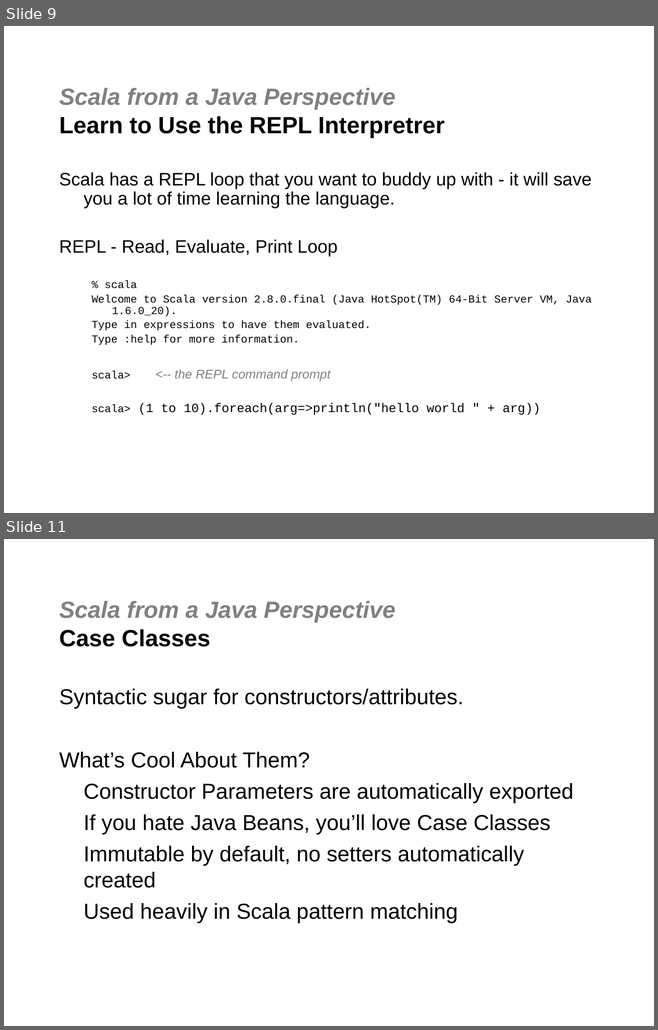
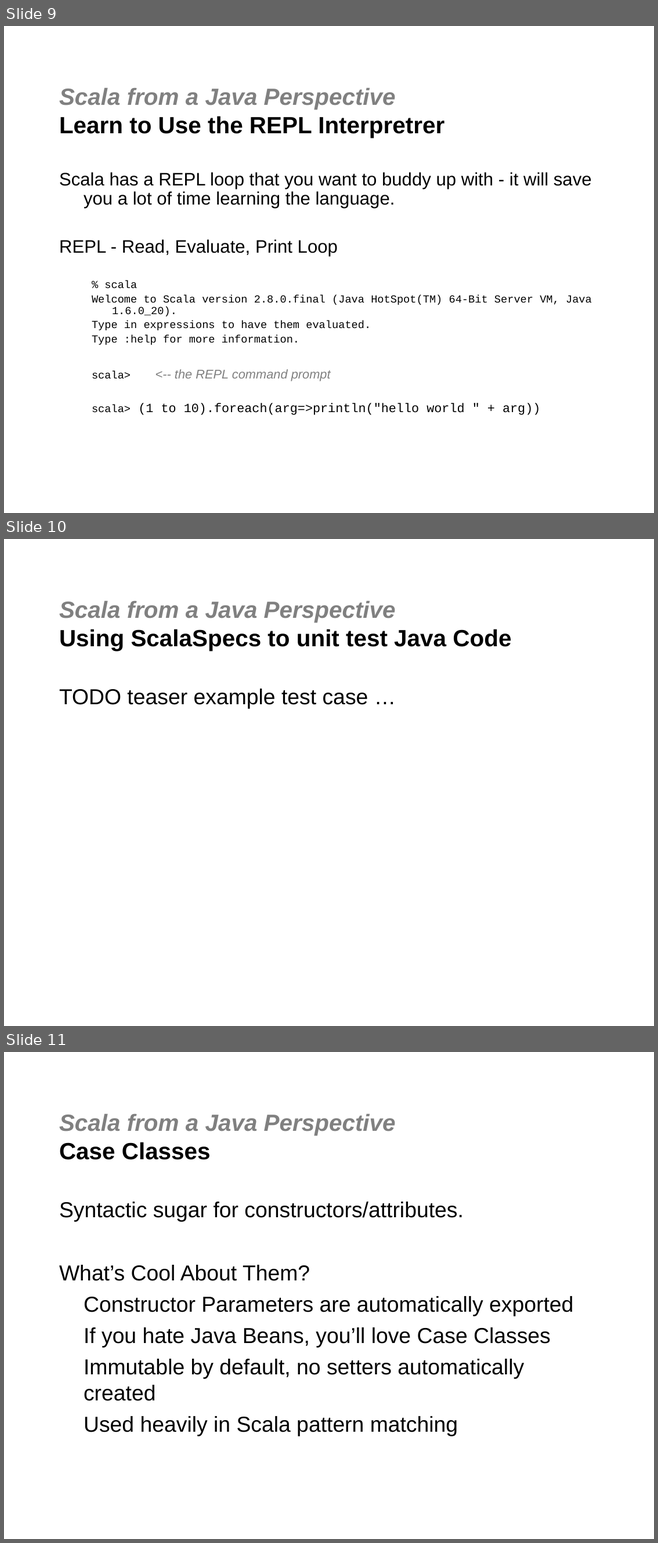
Before and after one commit to jgoodsen/agile2010, a slide deck: 03-scala.ppt. Shown one above the other, each under a label of ours: slides 9 and 11 before the commit, slides 9, 10 and 11 after it; the slides between them are not shown. The pictures are 658x1030 and 658x1543 pixels, drawn with LibreOffice and Linux fonts; fonts in the diff are those of the drawing; background and template pictures are left out. Boxes give left, top, right and bottom in pixels: in the first picture for what was removed or moved away, otherwise in the second. Text is boxed around its words. In the diff, an @@ line names an element or a change of style, - is before the commit and + after.

```diff
--- a/03-scala.ppt
+++ b/03-scala.ppt
@@ slide 10 added at bbox=[4, 539, 654, 1026], background #FFFFFF @@
@@ title added at bbox=[59, 601, 511, 650], 26 pt, text #000000, bold @@
+Scala from a Java Perspective
+Using ScalaSpecs to unit test Java Code
@@ text added at bbox=[59, 689, 368, 709], 24 pt, text #000000 @@
+TODO teaser example test case …
```
Also in this commit, not shown: 7 slides changed, 9 other slides added, 11 other files.
